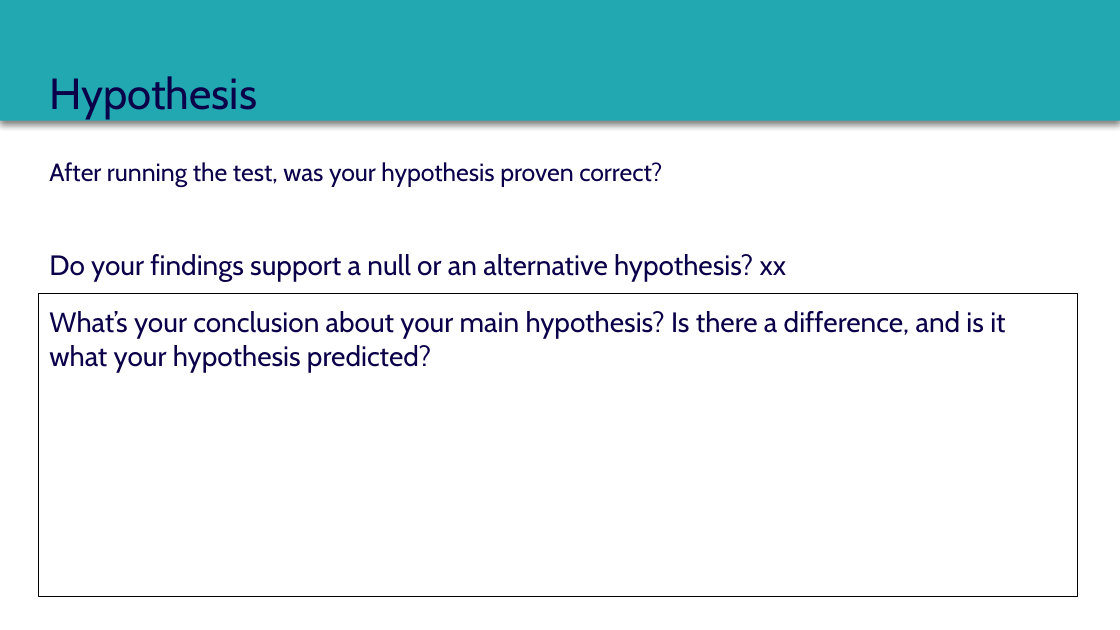
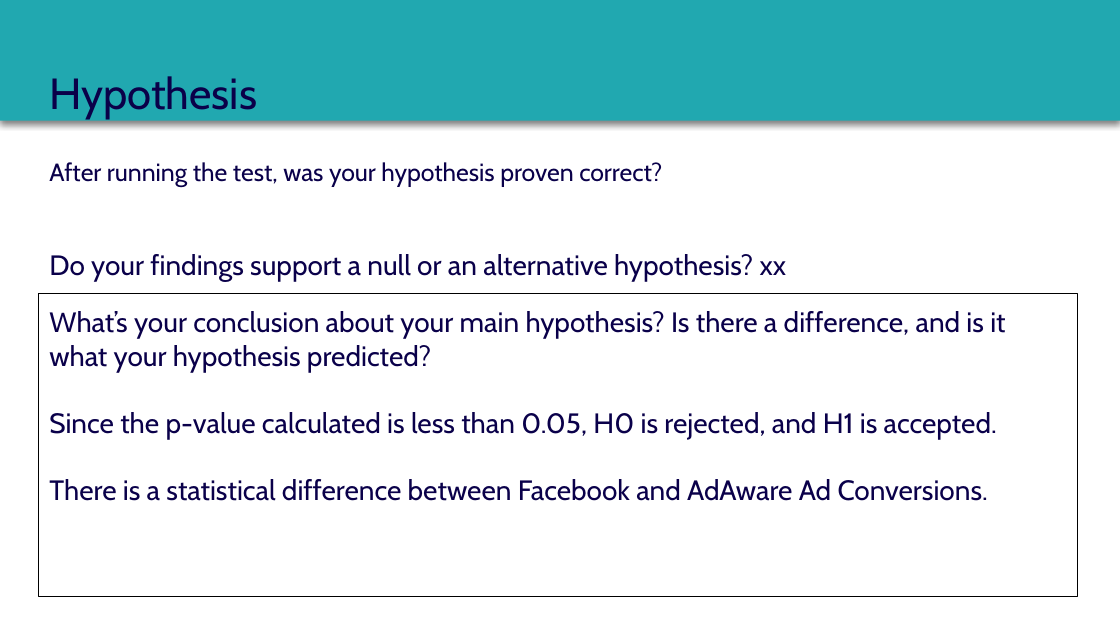
Before and after one commit to dennislamcv1/MetaMarketingAnalytics, a slide deck: slide 15 of Statistics for Marketing/Course 3 Capstone Deck.pptx (slide 16 before the commit). Drawn at 1120x630 pixels with LibreOffice and Linux fonts; fonts in the diff are those of the drawing. Boxes give left, top, right and bottom in pixels: in the first picture for what was removed or moved away, otherwise in the second. Text is boxed around its words. In the diff, an @@ line names an element or a change of style, - is before the commit and + after.

```diff
--- a/Statistics for Marketing/Course 3 Capstone Deck.pptx
+++ b/Statistics for Marketing/Course 3 Capstone Deck.pptx
@@ text in rectangle at [49,412,997,501]: paragraphs added @@
+Since the p-value calculated is less than 0.05, H0 is rejected, and H1 is accepted.
+There is a statistical difference between Facebook and AdAware Ad Conversions.
```
Also in this commit, not shown: 14 other slides changed, 1 slide removed, 7 other files.
